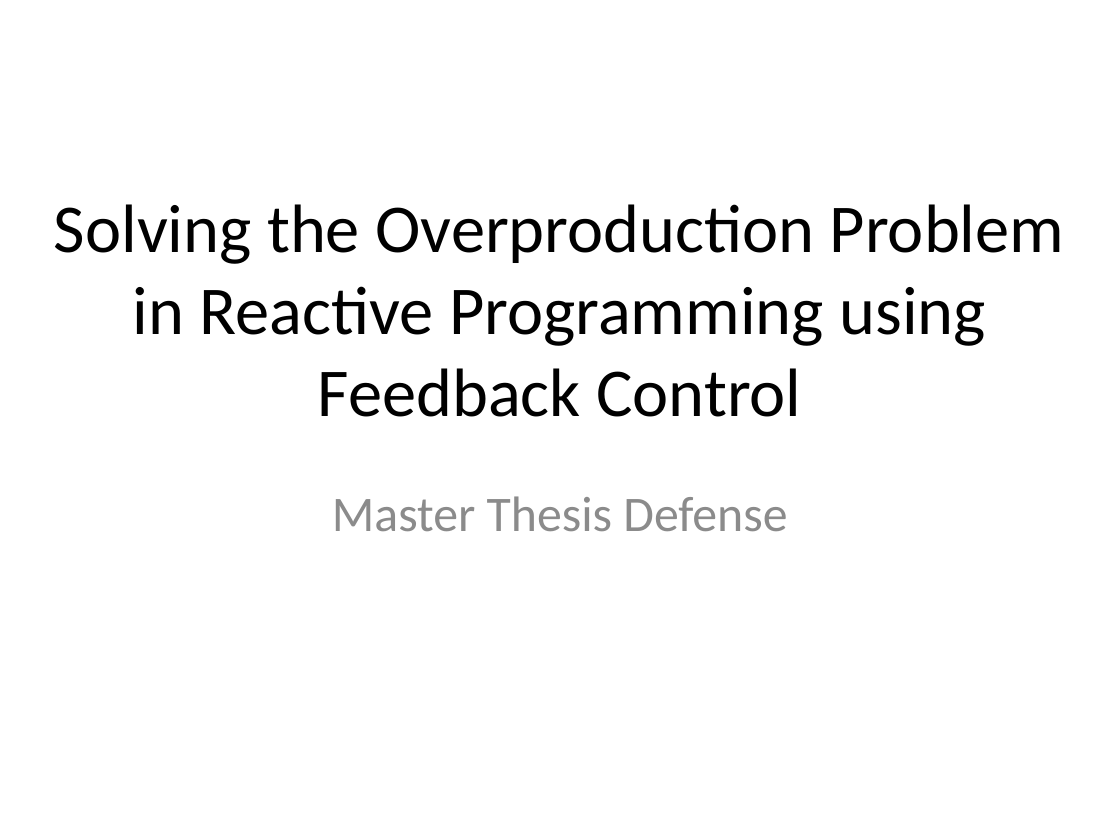
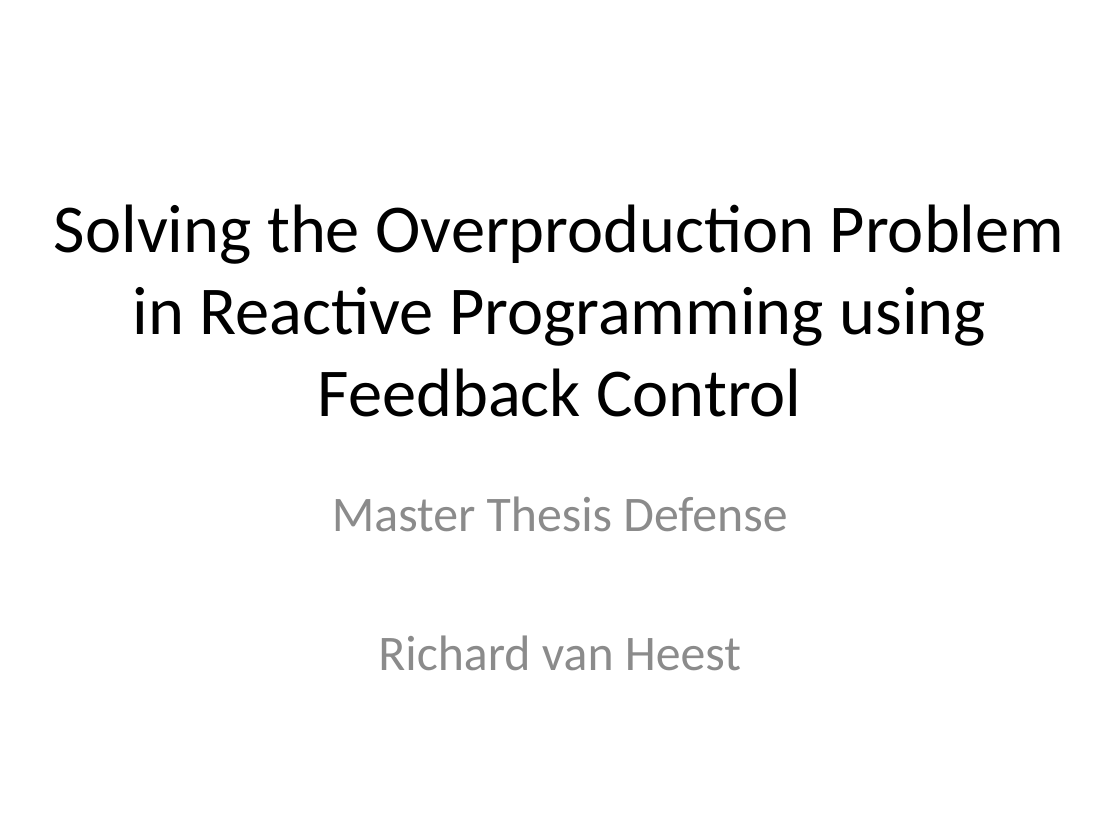
Before and after one commit to rvanheest/Thesis-Feedback-Control-Report-and-Presentation, a slide deck: slide 1 of presentation/Presentation.pptx. Drawn at 1120x840 pixels with LibreOffice and Linux fonts; fonts in the diff are those of the drawing. Boxes give left, top, right and bottom in pixels: in the first picture for what was removed or moved away, otherwise in the second. Text is boxed around its words. In the diff, an @@ line names an element or a change of style, - is before the commit and + after.

Commit message:
feedback applied to overproduction

```diff
--- a/presentation/Presentation.pptx
+++ b/presentation/Presentation.pptx
@@ subtitle at (x1=378, y1=635, x2=741, y2=670): paragraph added @@
+Richard van Heest
```
Also in this commit, not shown: 1 other slide changed, 10 slides added, 1 slide removed, 4 other files.
